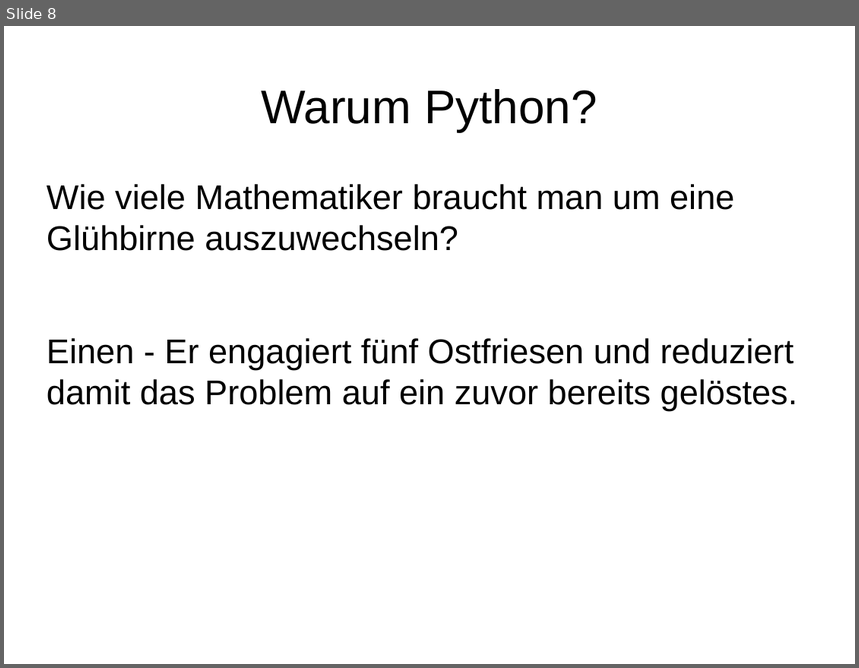
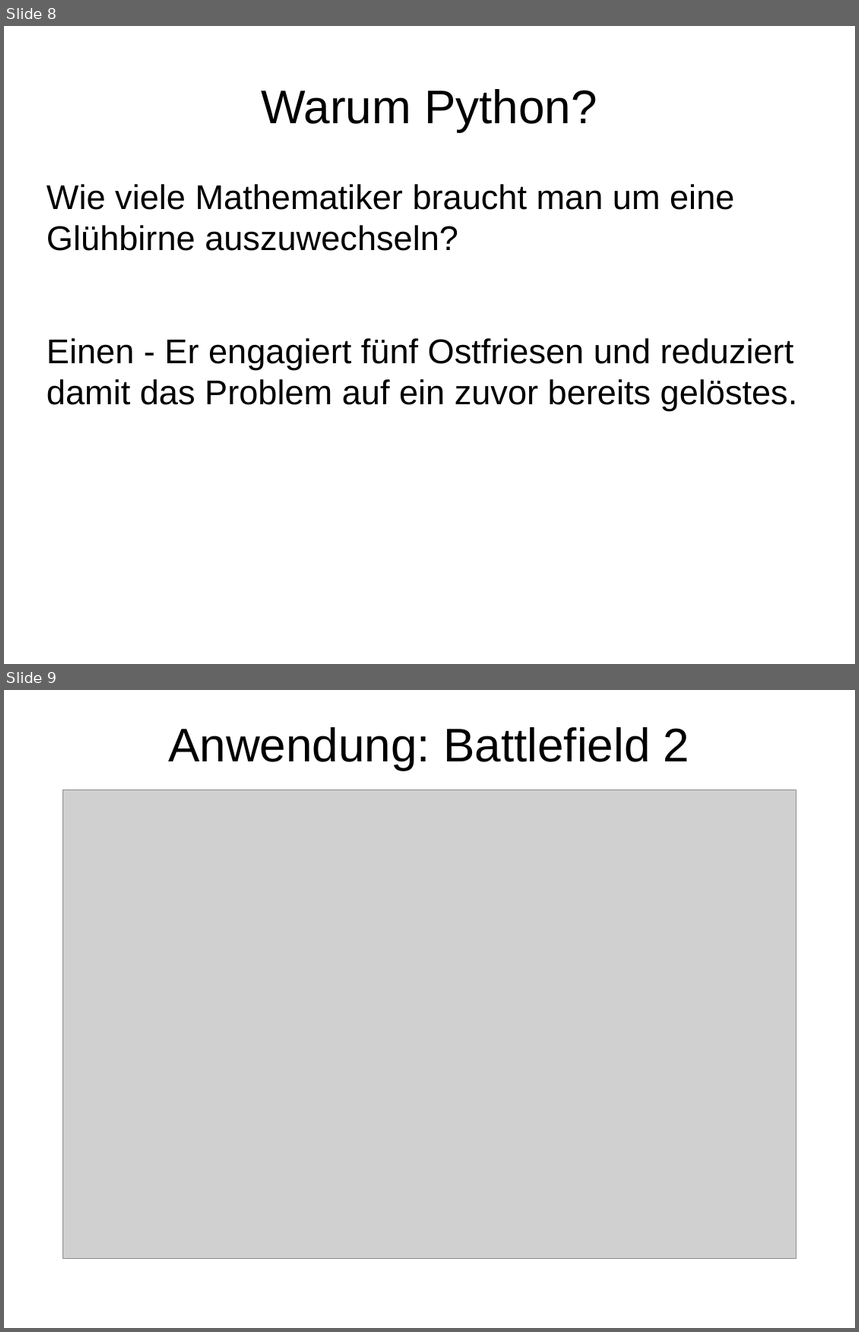
Before and after one commit to burgerdev/bearded-wookie, a slide deck: doc/presentation/learning_python.odp. Shown one above the other, each under a label of ours: slide 8 before the commit, slides 8 and 9 after it. The pictures are 859x668 and 859x1332 pixels, drawn with LibreOffice and Linux fonts; fonts in the diff are those of the drawing; grey boxes stand for pictures. Boxes give left, top, right and bottom in pixels: in the first picture for what was removed or moved away, otherwise in the second. Text is boxed around its words. In the diff, an @@ line names an element or a change of style, - is before the commit and + after.

```diff
--- a/doc/presentation/learning_python.odp
+++ b/doc/presentation/learning_python.odp
@@ slide 9 added at box(4, 690, 855, 1328), background #FFFFFF @@
@@ title added at box(168, 727, 690, 771), 44 pt, text #000000 @@
+Anwendung: Battlefield 2
@@ picture added at box(63, 790, 797, 1259) @@
```
Also in this commit, not shown: 1 slide changed, 1 other slide added, 2 other files.
